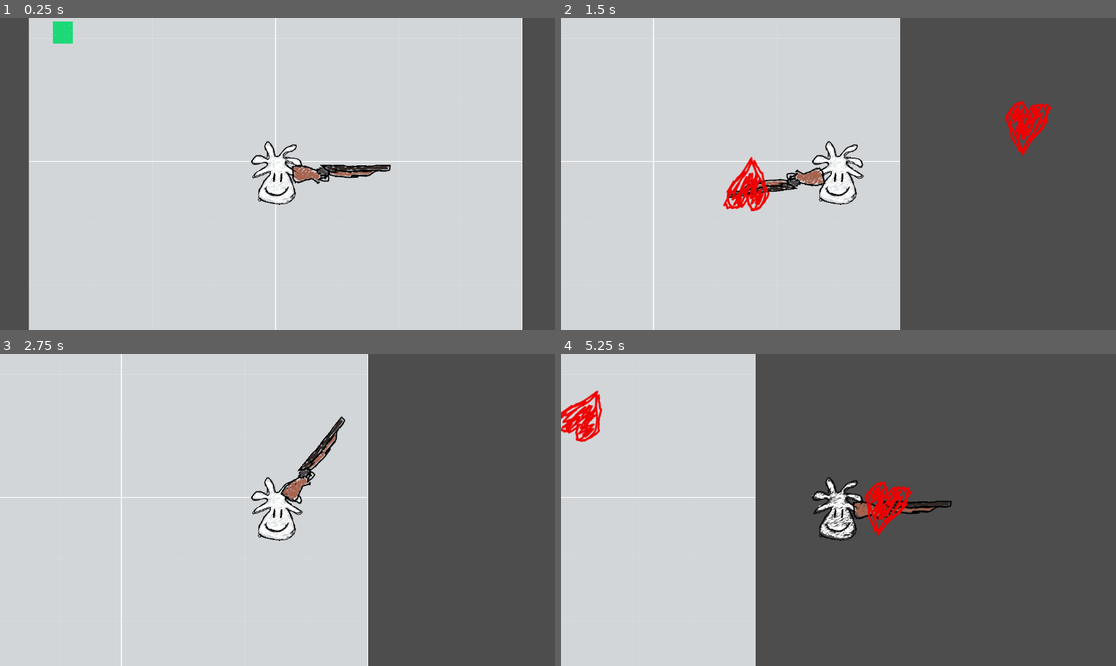
Above: before the commit, frames 1-4 (two rows, left to right).
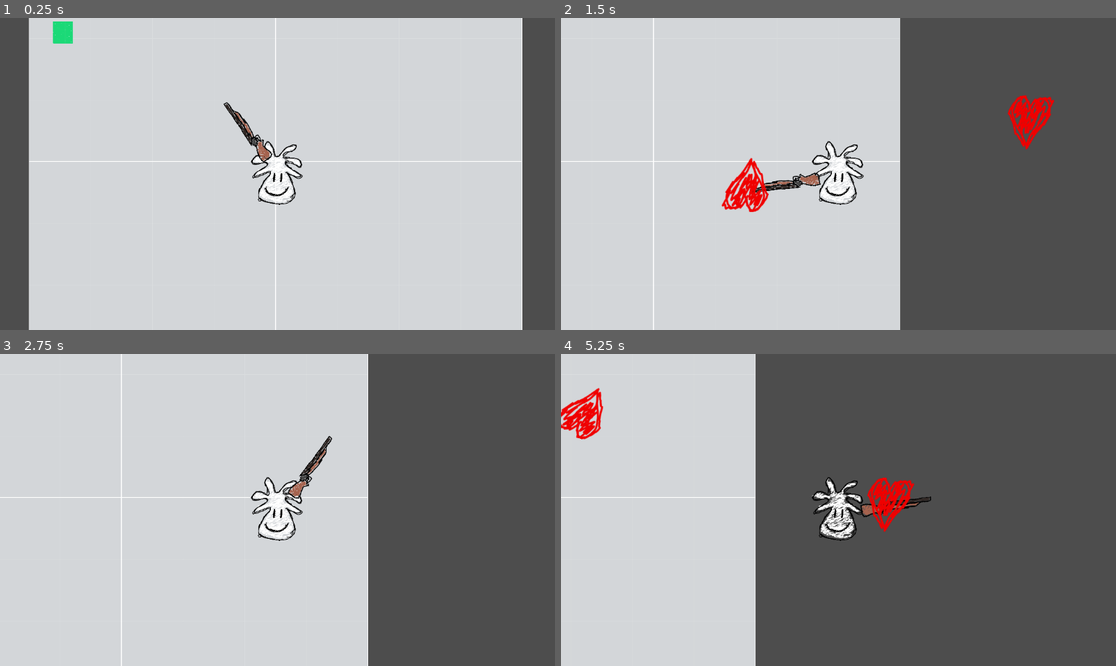
Above: after the commit, the same moments.

Repository: qwontie/kogni-game-jam-2026
Game: Godot game, scene res://scenes/Main.tscn
The game is run twice, just before and just after one commit, with the same random seed, the same clock (stepped at 60 frames per second) and the same inputs.
Inputs (mouse positions are in pixels of both pictures, inside the frame that each line leads up to):
- Up to frame 1 (0.25 s): no input
- Up to frame 2 (1.5 s): tap Enter (ui_accept) at 0.5, 0.77 s; move the mouse to (960, 158) at 0.52 s; hold D (ui_right) from 0.53 s (still down); click (960, 158) at 0.6 s; move the mouse to (727, 189) at 1.27 s; click (727, 189) at 1.35 s
- Up to frame 3 (2.75 s): tap Enter (ui_accept) at 1.52 s; move the mouse to (333, 441) at 2.02 s; release D (ui_right) at 2.03 s; hold A (ui_left) from 2.03 s (still down); click (333, 441) at 2.1 s
- Up to frame 4 (5.25 s): move the mouse to (810, 572) at 2.77 s; release A (ui_left) at 2.78 s; hold D (ui_right) 2.78-4.28 s; click (810, 572) at 2.85 s; tap Enter (ui_accept) at 3.02, 3.77, 4.52 s; move the mouse to (1005, 556) at 3.52 s; click (1005, 556) at 3.6 s; move the mouse to (672, 463) at 4.27 s; hold A (ui_left) 4.28-5.03 s; click (672, 463) at 4.35 s; move the mouse to (866, 510) at 5.02 s; hold D (ui_right) from 5.03 s (still down); click (866, 510) at 5.1 s

The runs differ from the first frame. In frame 1, 1.1% of the frame differs, in the area x 40-71%, y 26-54%; in frame 2, 1.6%; in frame 3, 0.6%; in frame 4, 1.6%, in the area x 0-71%, y 10-59%.

Commit message:
feat: add random enemies spawn

Diff:
--- a/scenes/Main.tscn
+++ b/scenes/Main.tscn
@@ -4,6 +4,7 @@
 [ext_resource type="PackedScene" uid="uid://ci1ys4oxun7sv" path="res://scenes/objects/Player.tscn" id="2_rarhs"]
 [ext_resource type="PackedScene" uid="uid://blbfo5km485nq" path="res://scenes/objects/Shotgun.tscn" id="3_rarhs"]
 [ext_resource type="PackedScene" uid="uid://b4aqkxqf3tug4" path="res://scenes/objects/Enemy.tscn" id="3_vcsgt"]
+[ext_resource type="Script" uid="uid://dhk3200bp3ro" path="res://scripts/GameState.gd" id="5_vcsgt"]
 
 [node name="Node2D" type="Node2D" unique_id=1885227677]
 
@@ -14,6 +15,11 @@
 position = Vector2(4, 26)
 
 [node name="Shotgun" parent="Player" unique_id=1449322296 instance=ExtResource("3_rarhs")]
+position = Vector2(-2, -1)
 
 [node name="Enemy" parent="." unique_id=451755257 instance=ExtResource("3_vcsgt")]
 position = Vector2(-480, -284)
+
+[node name="Node" type="Node" parent="." unique_id=1595296699]
+script = ExtResource("5_vcsgt")
+enemy_scene = ExtResource("3_vcsgt")
--- a/scenes/objects/Shotgun.tscn
+++ b/scenes/objects/Shotgun.tscn
@@ -5,14 +5,16 @@
 [ext_resource type="Texture2D" uid="uid://dadngs84bxggb" path="res://assets/shotgun.png" id="2_4go78"]
 
 [node name="Shotgun" type="Node2D" unique_id=1449322296]
+position = Vector2(-12, -7)
 
 [node name="WeaponPivot" type="Marker2D" parent="." unique_id=1393623185]
+position = Vector2(6, 7)
 script = ExtResource("1_4go78")
 bullet_scene = ExtResource("2_1ihcl")
 
 [node name="Weapon" type="Sprite2D" parent="WeaponPivot" unique_id=883962505]
-position = Vector2(133, 2.0000005)
-scale = Vector2(0.640625, 0.640625)
+position = Vector2(117, 2)
+scale = Vector2(0.46093744, 0.4609375)
 texture = ExtResource("2_4go78")
 
 [node name="Muzzle" type="Marker2D" parent="WeaponPivot/Weapon" unique_id=458943736]
--- a/scripts/GameState.gd
+++ b/scripts/GameState.gd
@@ -1,8 +1,8 @@
 extends Node
 
+# --- STROOP VARIABLES ---
 var current_weapon_color: Color = Color.RED
 var player_health: int = 5
-
 signal stroop_changed(text: String, color: Color)
 
 const COLOR_NAMES = ["RED", "GREEN", "BLUE", "YELLOW"]
@@ -11,16 +11,59 @@
 var stroop_timer: float = 10.0
 var stroop_interval: float = 10.0
 
+# --- SPAWNER VARIABLES ---
+@export_group("Spawner Settings")
+@export var enemy_scene: PackedScene # Drag your Enemy.tscn here in the Inspector
+@export var spawn_interval: float = 3.0
+@export var min_distance: float = 400.0
+@export var max_distance: float = 800.0
+
+var spawn_timer: float = 0.0
+var player_ref: Node2D = null
+
+func _ready():
+	# Find the player once at the start
+	player_ref = get_tree().get_first_node_in_group("player")
+	spawn_timer = spawn_interval # Start the timer
+
 func _process(delta):
+	# 1. Stroop Logic
 	stroop_timer -= delta
 	if stroop_timer <= 0:
 		stroop_timer = stroop_interval
 		_emit_stroop()
 
+	# 2. Spawner Logic
+	if player_ref:
+		spawn_timer -= delta
+		if spawn_timer <= 0:
+			spawn_timer = spawn_interval
+			_spawn_enemy_randomly()
+
 func _emit_stroop():
 	var text_index = randi() % COLOR_NAMES.size()
 	var color_index = randi() % COLOR_VALUES.size()
-	# гарантируем что цвет текста != смысл слова
 	while color_index == text_index:
 		color_index = randi() % COLOR_VALUES.size()
 	stroop_changed.emit(COLOR_NAMES[text_index], COLOR_VALUES[color_index])
+
+func _spawn_enemy_randomly():
+	if enemy_scene == null:
+		print("Warning: No enemy_scene assigned to the spawner!")
+		return
+
+	# 1. Create the instance (Unity's Instantiate)
+	var enemy_instance = enemy_scene.instantiate()
+
+	# 2. Calculate a random position in a circle around the player
+	var random_angle = randf_range(0, 2 * PI)
+	var random_radius = randf_range(min_distance, max_distance)
+	var offset = Vector2(cos(random_angle), sin(random_angle)) * random_radius
+
+	# 3. Set the position
+	enemy_instance.global_position = player_ref.global_position + offset
+
+	# 4. Add it to the scene (Unity's parenting logic)
+	# We add it to the parent of this script (likely the Level) so
+	# the enemies don't move with the player/spawner.
+	get_parent().add_child(enemy_instance)
